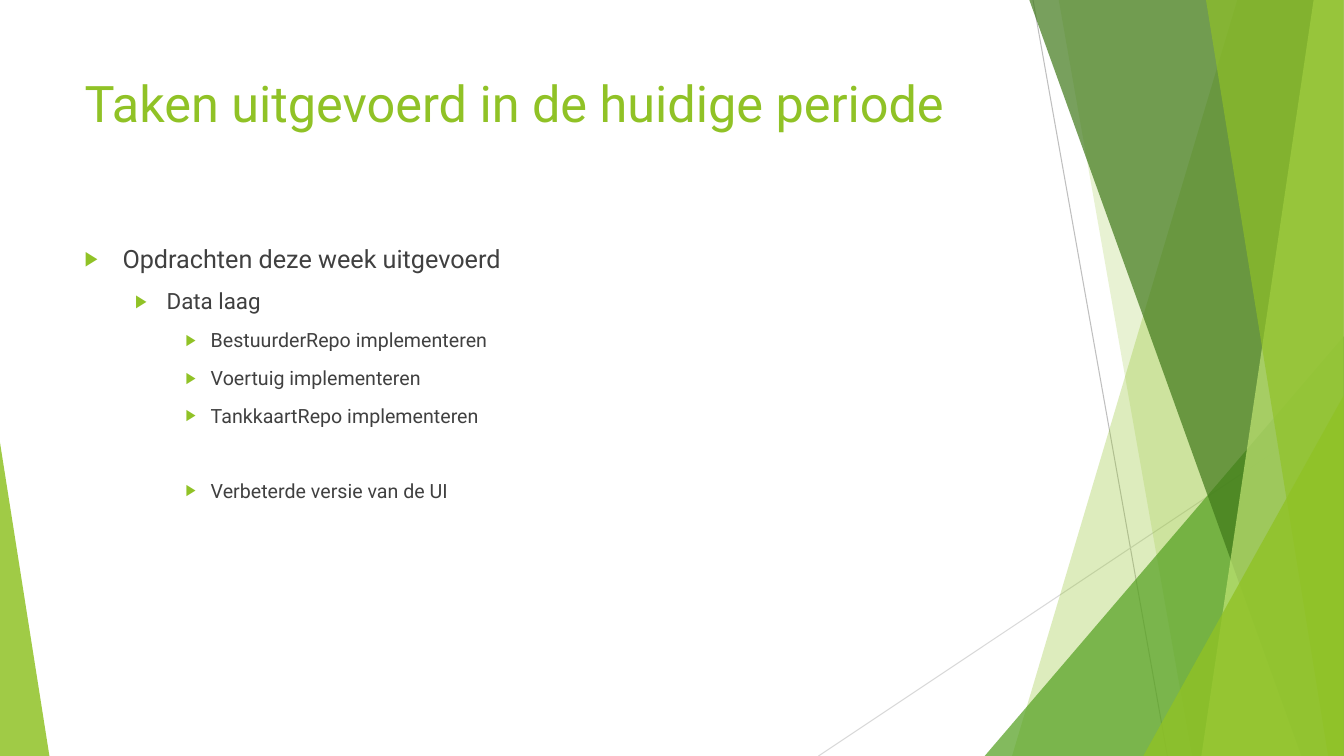
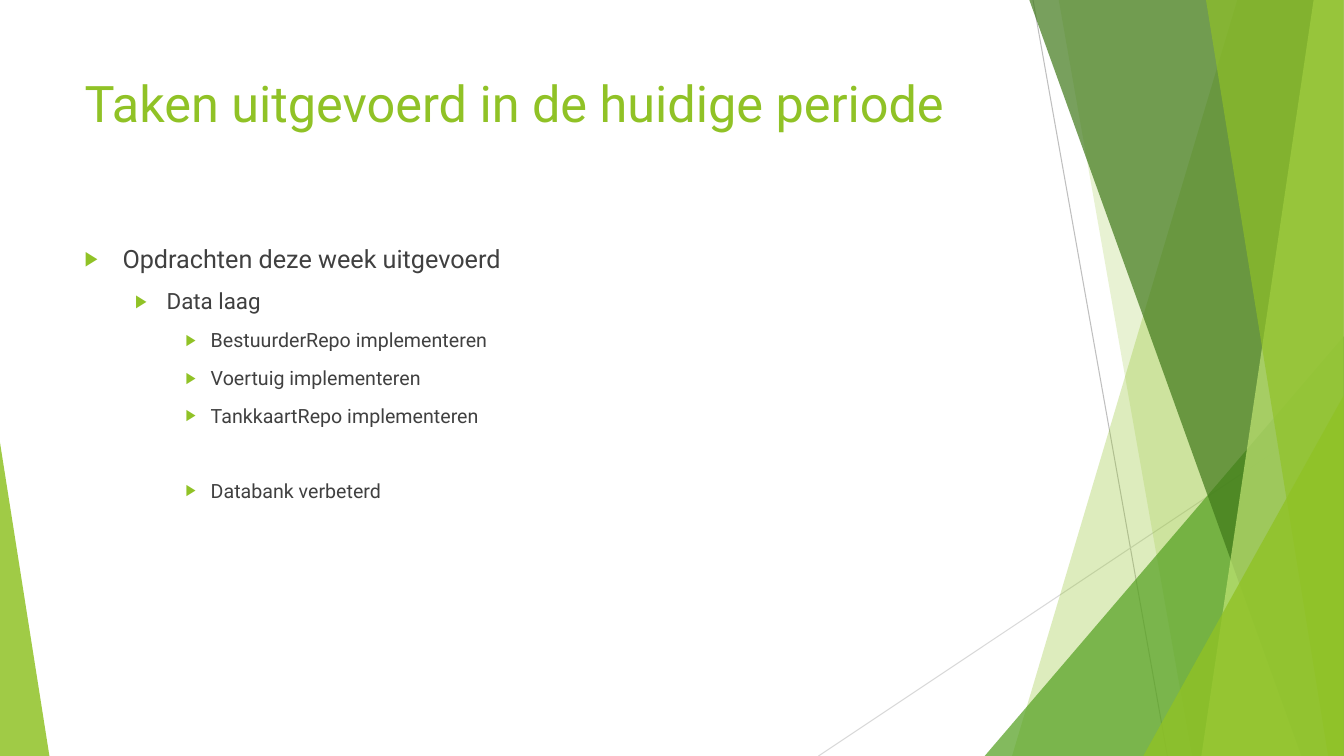
Before and after one commit to OlivierDeNeef/FleetMangementApp, a slide deck: slide 2 of Documentatie/Powerpoints/18_11_2021.pptx. Drawn at 1344x756 pixels with LibreOffice and Linux fonts; fonts in the diff are those of the drawing. Boxes give left, top, right and bottom in pixels: in the first picture for what was removed or moved away, otherwise in the second. Text is boxed around its words. In the diff, an @@ line names an element or a change of style, - is before the commit and + after.

Commit message:
update

```diff
--- a/Documentatie/Powerpoints/18_11_2021.pptx
+++ b/Documentatie/Powerpoints/18_11_2021.pptx
@@ text at [211,483,381,498]: text changed @@
-    ▶ Verbeterde versie van de UI
+    ▶ Databank verbeterd
```
